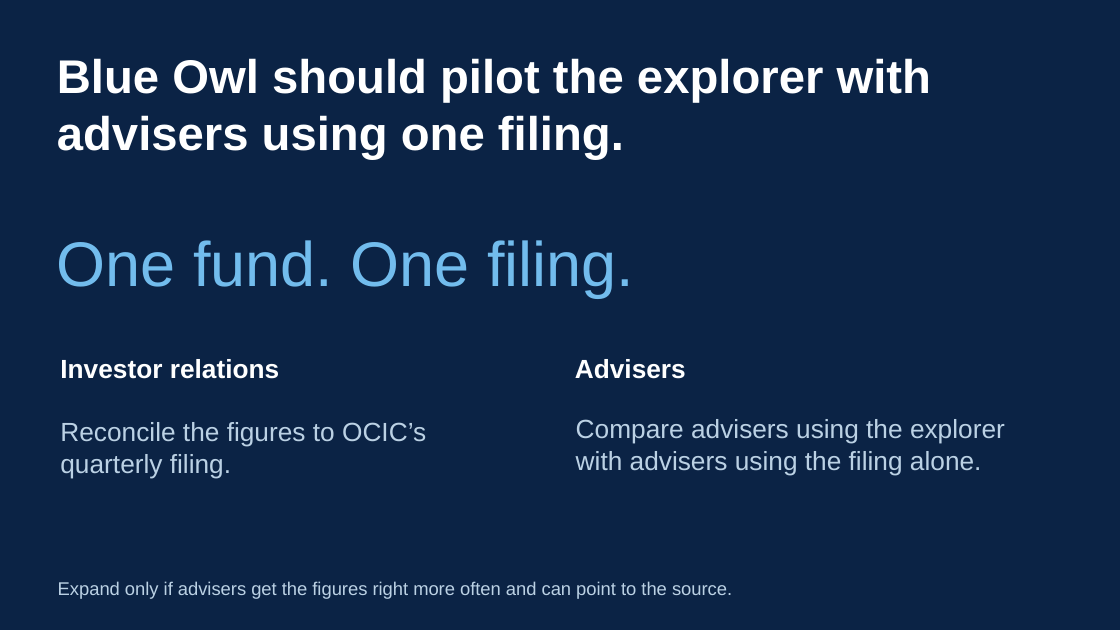
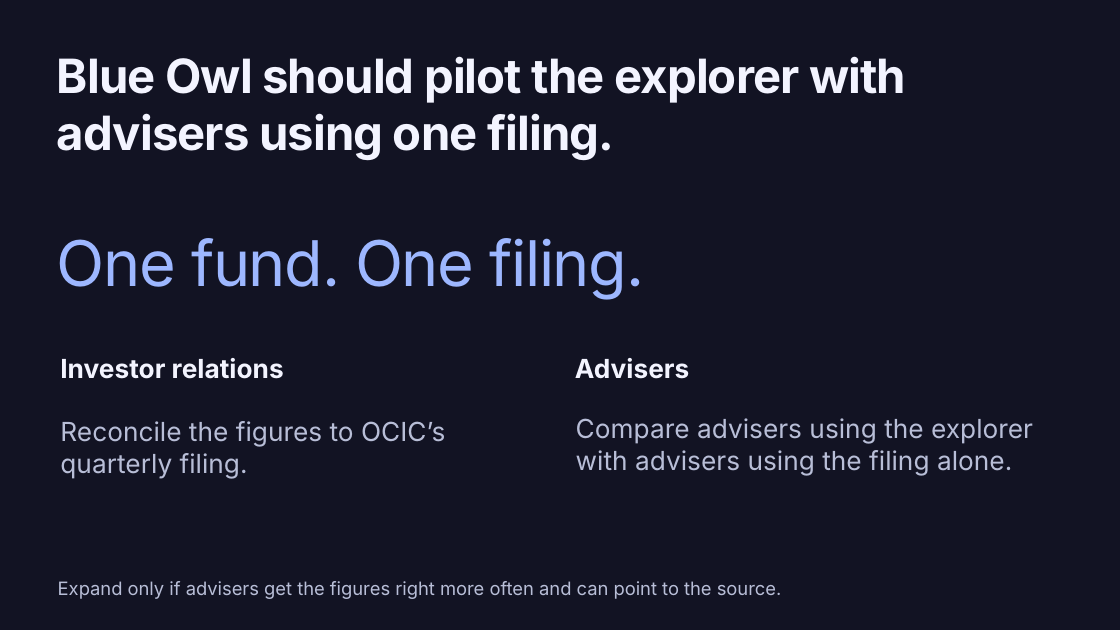
Before and after one commit to marcswartz/ivey-group7-portfolio, a slide deck: slide 13 of presentation.pptx. Drawn at 1120x630 pixels with LibreOffice and Linux fonts; fonts in the diff are those of the drawing. Boxes give left, top, right and bottom in pixels: in the first picture for what was removed or moved away, otherwise in the second. Text is boxed around its words. In the diff, an @@ line names an element or a change of style, - is before the commit and + after.

Commit message:
Match the investor demo typography and give Ken the Zoom click sheet

```diff
--- a/presentation.pptx
+++ b/presentation.pptx
@@ background #0B2345 to #121323 @@
@@ text "Blue Owl should pilot the ..." at bbox=[57, 56, 906, 161]: font Arial to Inter, text colour #FFFFFF to #F3F4FF, letter spacing 0 to -0.8 pt @@
@@ text "One fund. One filing." at bbox=[57, 238, 644, 300]: font Arial to Inter, text colour #72BCED to #9DB7FF, letter spacing 0 to -1.2 pt @@
@@ text "Investor relations" at bbox=[60, 358, 284, 379]: font Arial to Inter, text colour #FFFFFF to #F3F4FF @@
@@ text "Advisers" at bbox=[575, 358, 690, 379]: font Arial to Inter, text colour #FFFFFF to #F3F4FF @@
@@ font Arial to Inter, text colour #BBD1E4 to #B8BED7 in 3 elements at bbox=[60, 421, 445, 479], bbox=[576, 418, 1033, 476], bbox=[58, 581, 782, 599] @@
```
Also in this commit, not shown: 12 other slides changed, 19 other files.
